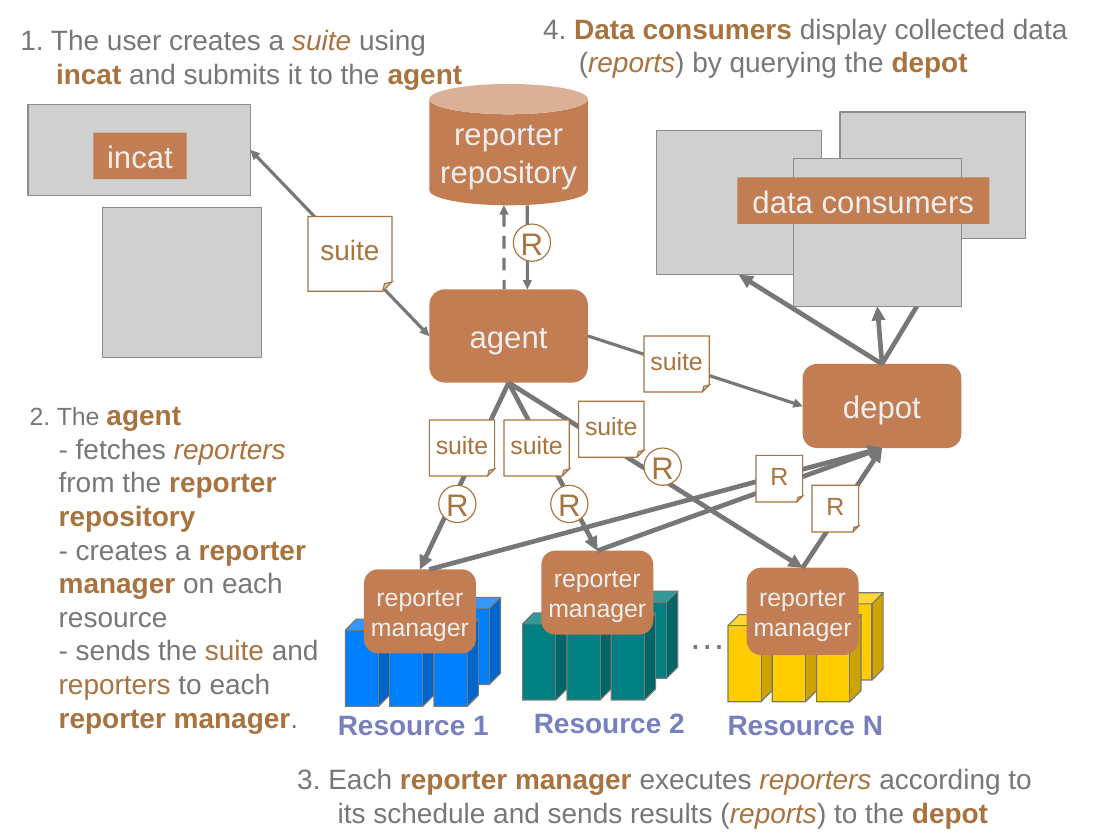
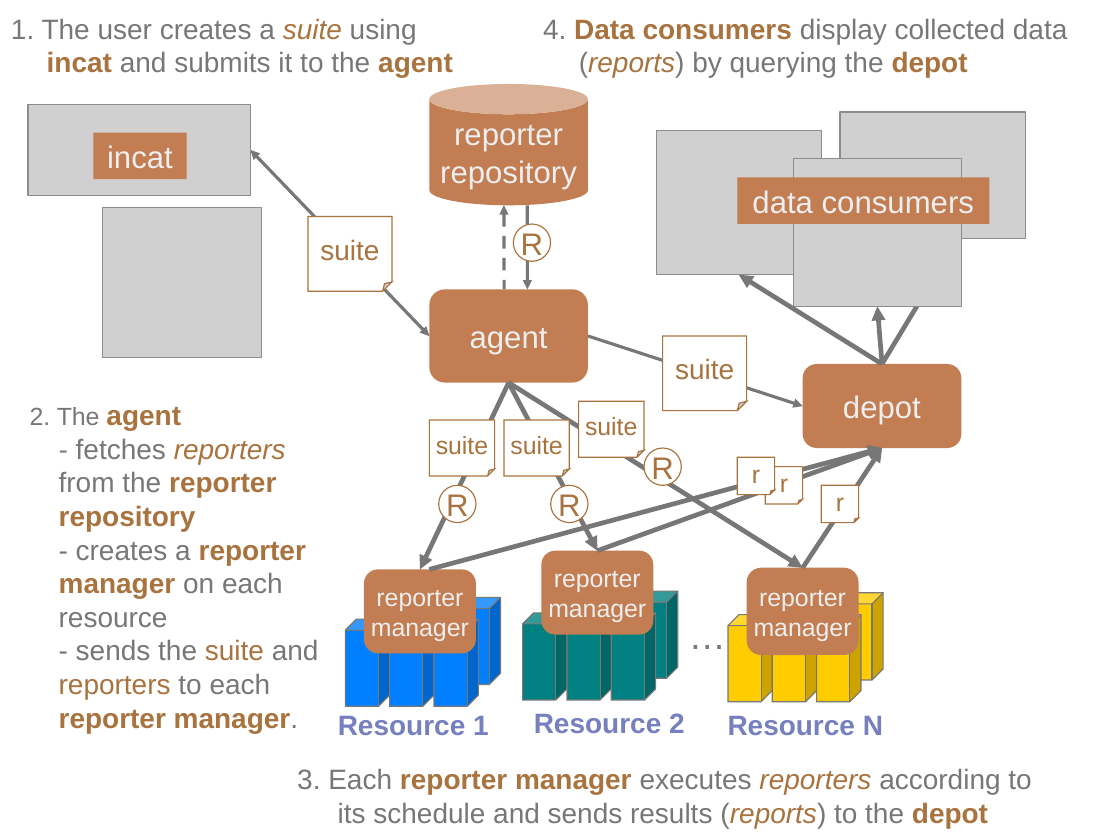
Before and after one commit to IncaProject/inca-xsede, a slide deck: slide 1 of talks/inca-arch-slide.ppt. Drawn at 1120x840 pixels with LibreOffice and Linux fonts; fonts in the diff are those of the drawing; grey boxes stand for pictures. Boxes give left, top, right and bottom in pixels: in the first picture for what was removed or moved away, otherwise in the second. Text is boxed around its words. In the diff, an @@ line names an element or a change of style, - is before the commit and + after.

Commit message:
small figure mods

```diff
--- a/talks/inca-arch-slide.ppt
+++ b/talks/inca-arch-slide.ppt
@@ text "1. The user creates a ...": place and size @@
-text "1. The user creates a ..." at (20, 29, 463, 89)
+text "1. The user creates a ..." at (11, 18, 453, 77)
@@ folded corner "suite": place and size @@
-folded corner "suite" at (644, 336, 709, 392)
+folded corner "suite" at (663, 336, 747, 411)
@@ folded corner "suite" at (663, 336, 747, 411): size 16 to 18 pt @@
@@ folded corner "r": place and size @@
-folded corner "r" at (756, 456, 803, 503)
+folded corner "r" at (737, 457, 774, 494)
@@ text in folded corner at (752, 469, 760, 483): text changed @@
-R
+r
@@ folded corner "r": place and size @@
-folded corner "r" at (812, 485, 859, 532)
+folded corner "r" at (765, 467, 802, 504)
@@ text in folded corner at (780, 478, 788, 492): text changed @@
-R
+r
@@ folded corner added at (821, 485, 858, 522), fill #FFFFFF, outline #A8733E 0.74 pt, 16 pt, text #A8733E @@
+r
```
